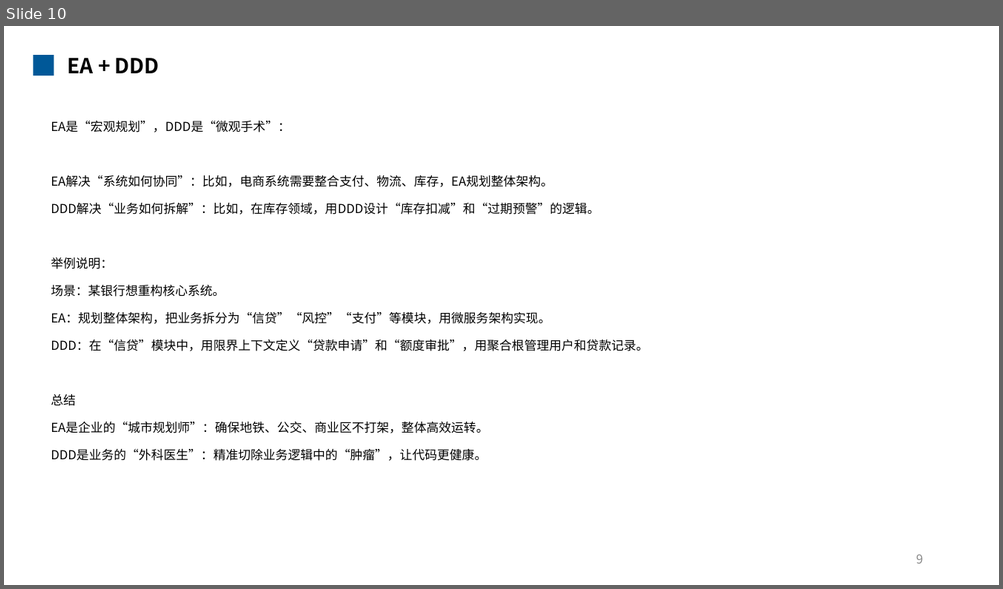
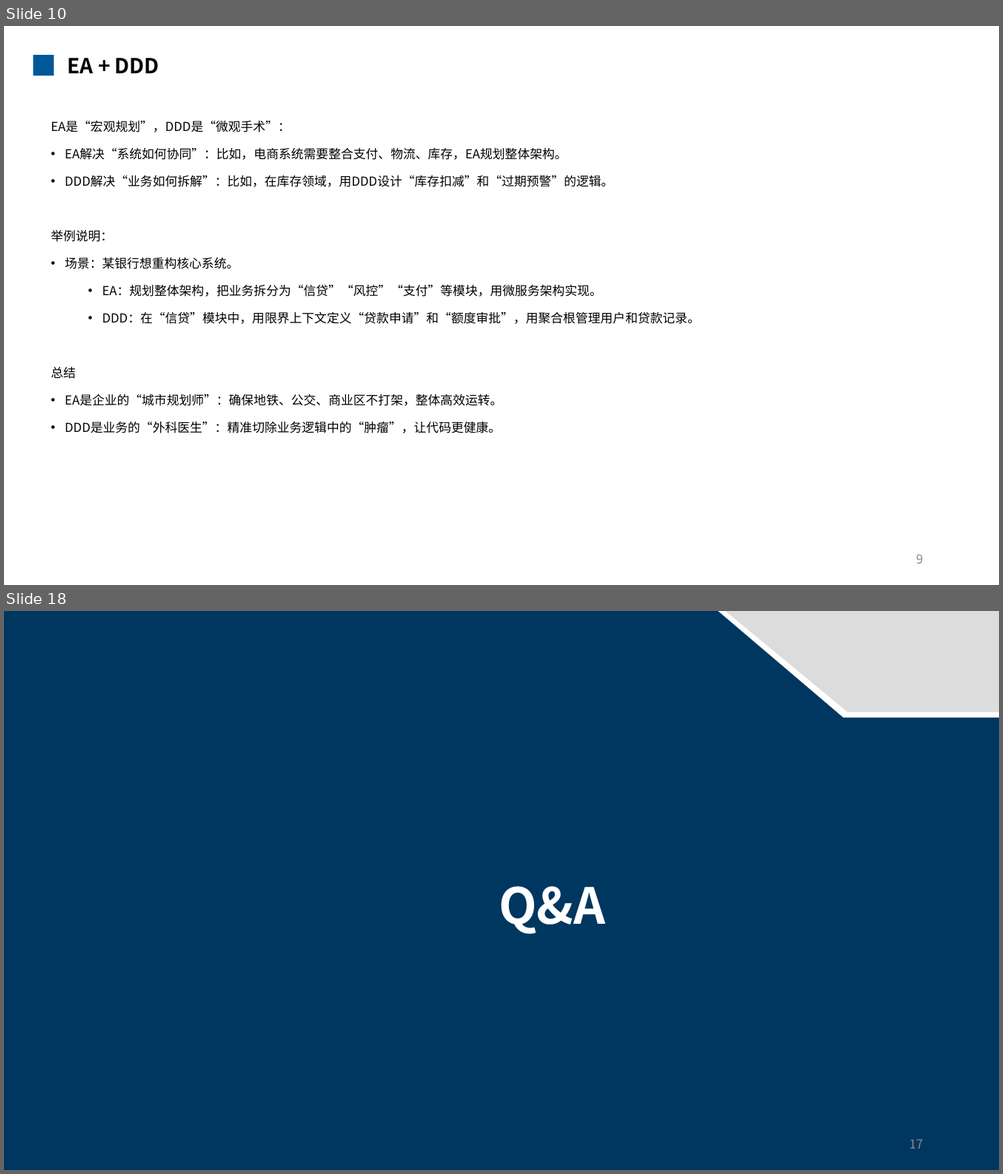
Before and after one commit to mengqinxue/KBase, a slide deck: 02_Architecture/Presentations/知识分享 - 架构重构.pptx. Shown one above the other, each under a label of ours: slide 10 before the commit, slides 10 and 18 after it; the slides between them are not shown. The pictures are 1003x589 and 1003x1174 pixels, drawn with LibreOffice and Linux fonts; fonts in the diff are those of the drawing. Boxes give left, top, right and bottom in pixels: in the first picture for what was removed or moved away, otherwise in the second. Text is boxed around its words. In the diff, an @@ line names an element or a change of style, - is before the commit and + after.

```diff
--- a/02_Architecture/Presentations/知识分享 - 架构重构.pptx
+++ b/02_Architecture/Presentations/知识分享 - 架构重构.pptx
@@ slide 18 added at [4,611,999,1170], background #003760 @@
@@ freeform shape added at [718,611,999,718], fill #FFFFFF @@
@@ freeform shape added at [726,611,999,712], fill #DCDCDC @@
@@ text added at [498,886,605,934], 48 pt, text #FFFFFF, bold @@
+Q&A
@@ page number added at [909,1139,923,1149], 12 pt, text #898989 @@
+17
@@ slide 10 changed as well @@
@@ text at [65,148,700,434]: bullet none to •; list level 1 to 2 in "EA：规划整体架构，把业务拆分为“信贷”“风控”“支付”等模块，用微服务架构实现。"; list level 1 to 2 in "DDD：在“信贷”模块中，用限界上下文定义“贷款申请”和“额度审批”，用聚合根管理用户和贷款记录。" @@
```
Also in this commit, not shown: 5 other slides changed, 7 other slides added, 2 slides removed.
